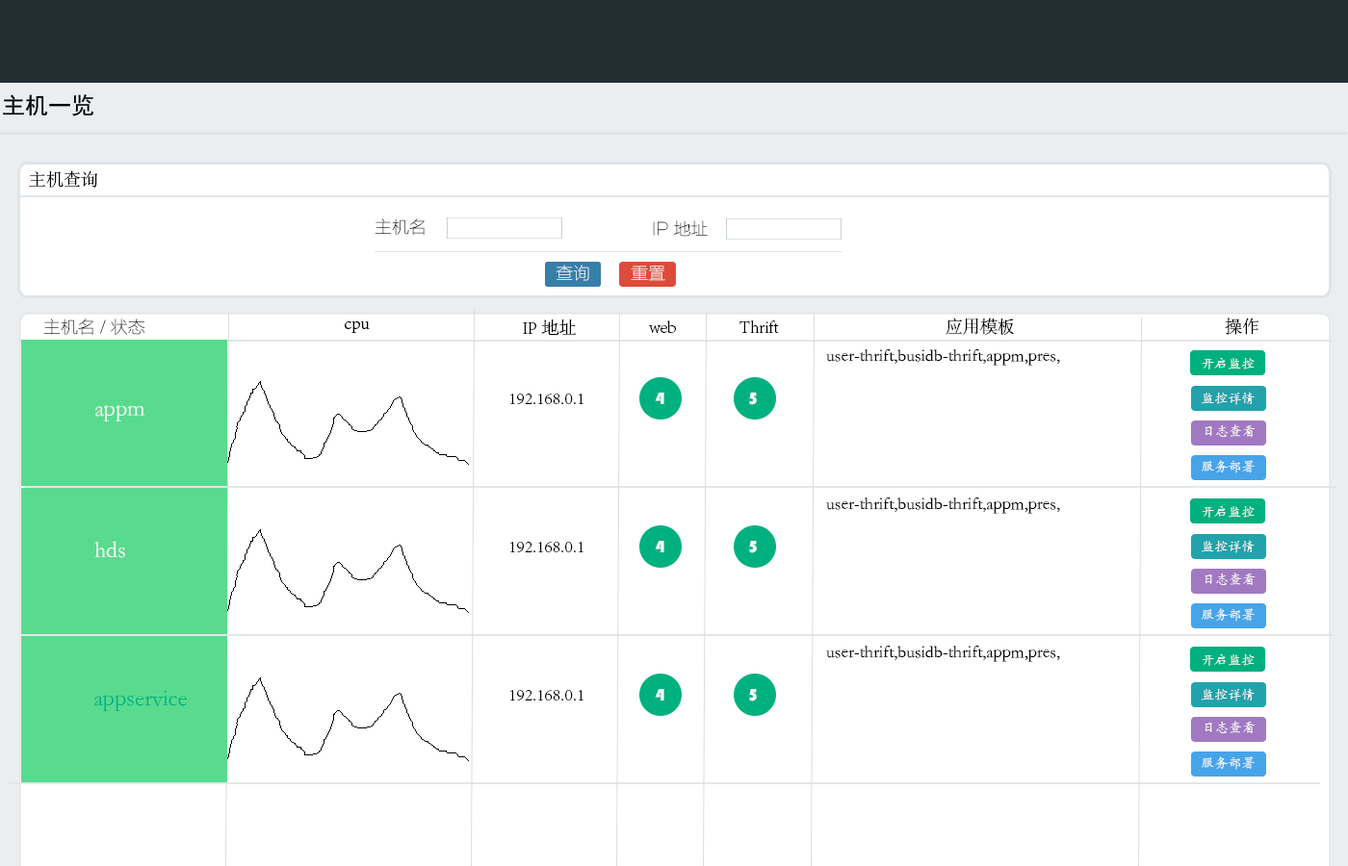
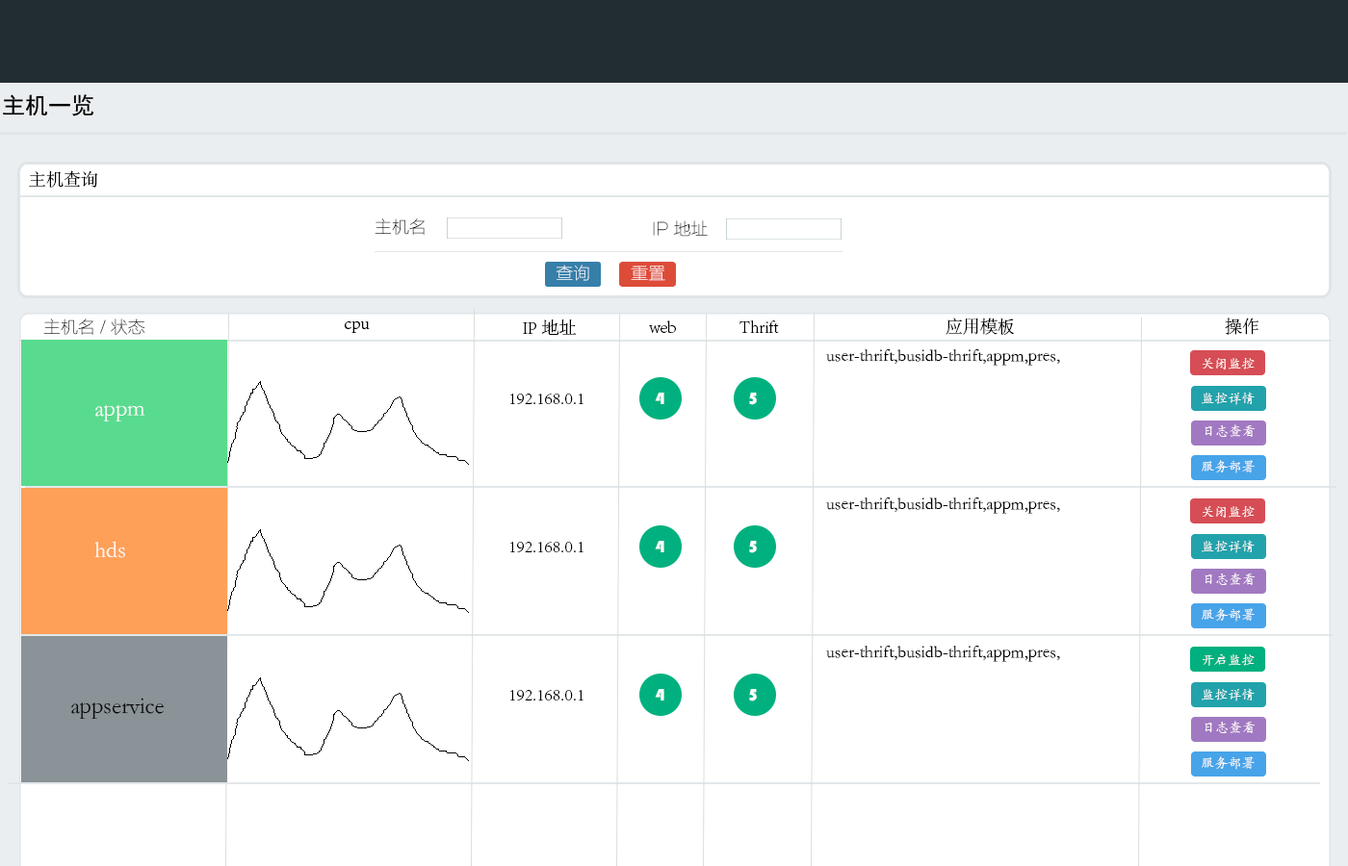
Layers edited between the first and the second 1348x866 image:
painted on "appservice" over (x1=71, y1=690, x2=187, y2=720)
renamed "开启监控 副本" to "关闭监控", painted on it over (x1=1201, y1=506, x2=1255, y2=518)
renamed "开启监控" to "关闭监控", painted on it over (x1=1201, y1=358, x2=1255, y2=370)
